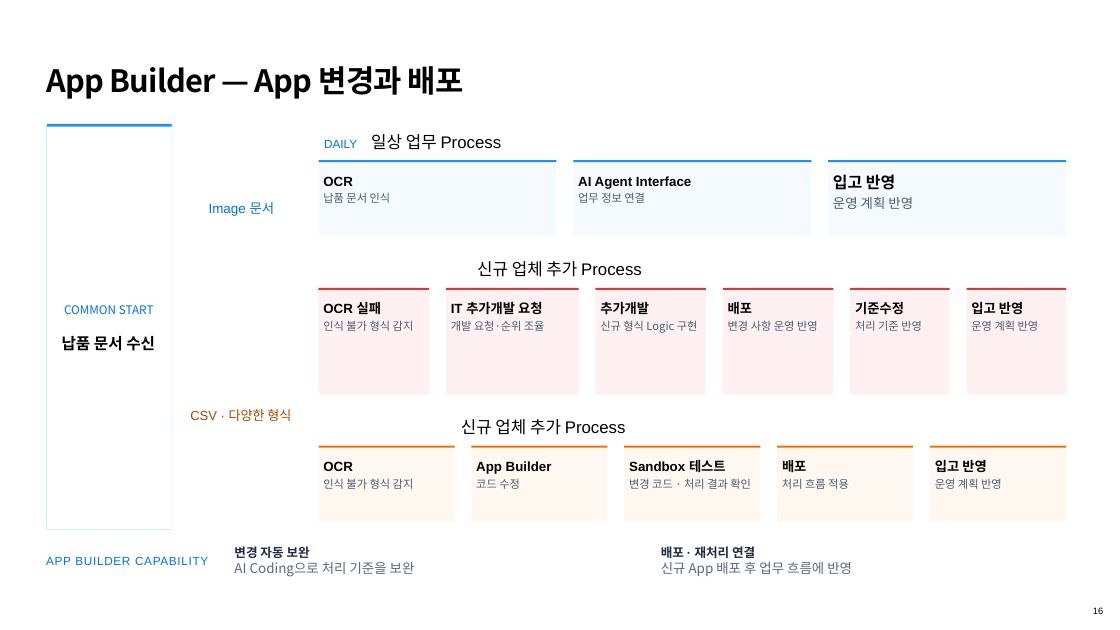
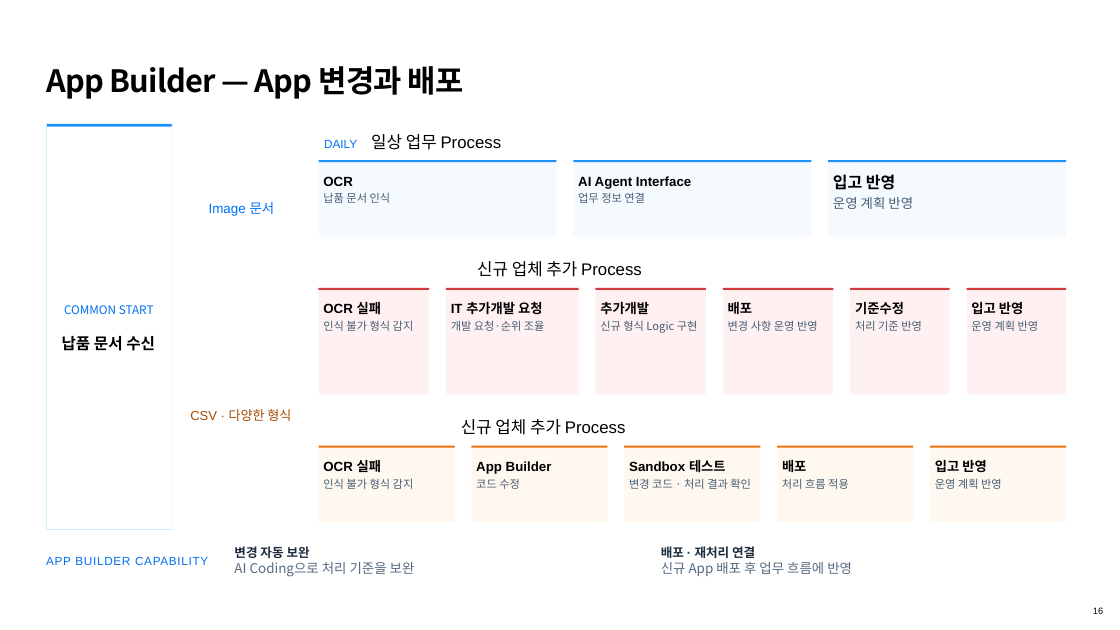
Before and after one commit to KyoungsupShin/sap_now, a slide deck: slide 16 of exports/SAP_NOW_editable.pptx. Drawn at 1120x630 pixels with LibreOffice and Linux fonts; fonts in the diff are those of the drawing; background and template pictures are left out. Boxes give left, top, right and bottom in pixels: in the first picture for what was removed or moved away, otherwise in the second. Text is boxed around its words. In the diff, an @@ line names an element or a change of style, - is before the commit and + after.

Commit message:
Fix comparison slide connectors and label OCR failure in page 16

```diff
--- a/exports/SAP_NOW_editable.pptx
+++ b/exports/SAP_NOW_editable.pptx
@@ text at (323, 460, 381, 472): text changed @@
-OCR
+OCR 실패
```
Also in this commit, not shown: 4 other slides changed, 2 other files.
